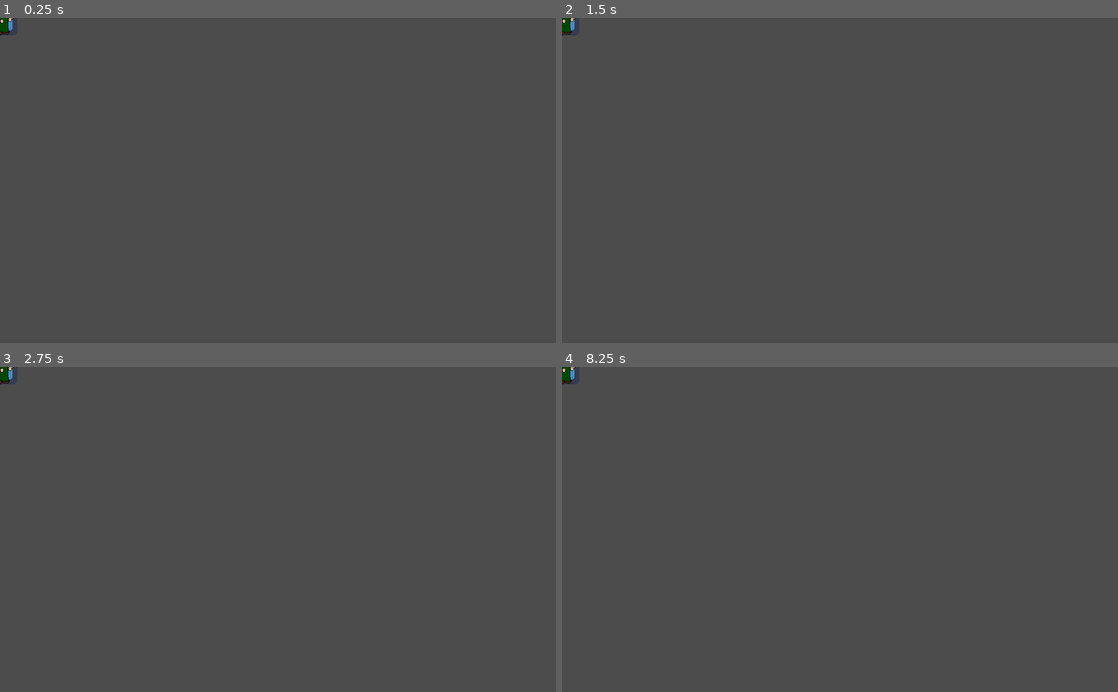
Above: before the commit, frames 1-4 (two rows, left to right).
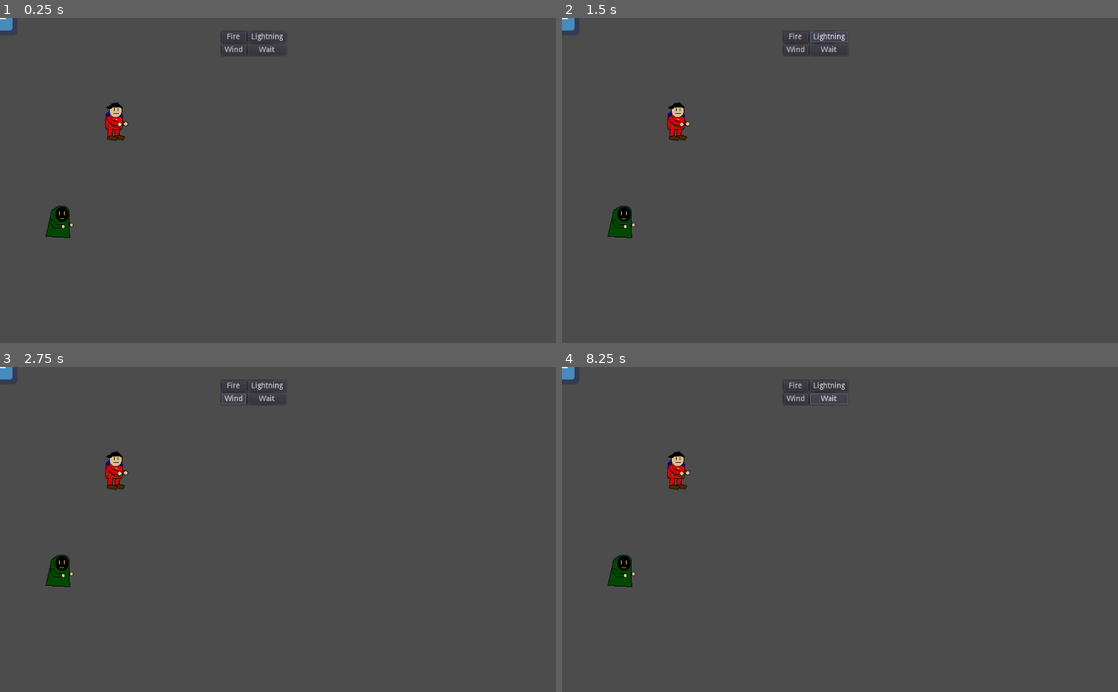
Above: after the commit, the same moments.

Repository: Mariolink528/Spellblade-Arena
Game: Godot game, scene res://Main.tscn
Same seed, same stepped clock (60 frames per second), same inputs: the game is played once before the commit and once after it. Before the commit the project has no main scene; this scene is started directly in both runs. The engine's default icon, where the game draws it, is replaced by a stand-in: a white triangle on a blue panel in a dark square.
Inputs (mouse positions are in pixels of both pictures, inside the frame that each line leads up to):
- Up to frame 1 (0.25 s): no input
- Up to frame 2 (1.5 s): click (795, 37) at 0.5 s, where only the run after the commit has a clickable "Sword"; click (823, 37) at 1.25 s, where only the run after the commit has a clickable "Axe"
- Up to frame 3 (2.75 s): click (233, 399) at 2 s, where only the run after the commit has a clickable "Spear"
- Up to frame 4 (8.25 s): click (823, 399) at 2.75 s, where only the run after the commit has a clickable "Wait"; click (795, 386) at 3.5 s, where only the run after the commit has a clickable "Fire"; click (828, 386) at 4.25 s, where only the run after the commit has a clickable "Lightning"; click (795, 399) at 5 s, where only the run after the commit has a clickable "Wind"; click (795, 386) at 5.75 s, where only the run after the commit has a clickable "Sword"; click (823, 386) at 6.5 s, where only the run after the commit has a clickable "Axe"; click (795, 399) at 7.25 s, where only the run after the commit has a clickable "Spear"; click (823, 399) at 8 s, where only the run after the commit has a clickable "Wait"

The runs differ from the first frame. In frame 1, 1.0% of the frame differs, in the area x 0-51%, y 0-68%; in frame 2, 1.0%; in frame 3, 1.0%; in frame 4, 1.0%, in the area x 0-52%, y 0-68%.

Commit message:
adding main nodes

Diff:
--- /dev/null
+++ b/Battle.gd
@@ -0,0 +1,16 @@
+extends Node2D
+
+
+# Declare member variables here. Examples:
+# var a = 2
+# var b = "text"
+
+
+# Called when the node enters the scene tree for the first time.
+func _ready():
+	pass # Replace with function body.
+
+
+# Called every frame. 'delta' is the elapsed time since the previous frame.
+#func _process(delta):
+#	pass
--- /dev/null
+++ b/Enemy.gd
@@ -0,0 +1,14 @@
+extends Node2D
+
+
+var hp = 20
+
+
+# Called when the node enters the scene tree for the first time.
+func _ready():
+	pass # Replace with function body.
+
+
+# Called every frame. 'delta' is the elapsed time since the previous frame.
+#func _process(delta):
+#	pass
--- /dev/null
+++ b/Knight.gd
@@ -0,0 +1,14 @@
+extends Node2D
+
+
+var hp = 20
+
+
+# Called when the node enters the scene tree for the first time.
+func _ready():
+	pass # Replace with function body.
+
+
+# Called every frame. 'delta' is the elapsed time since the previous frame.
+#func _process(delta):
+#	pass
--- /dev/null
+++ b/Mage.gd
@@ -0,0 +1,14 @@
+extends Node2D
+
+
+var hp = 15
+
+
+# Called when the node enters the scene tree for the first time.
+func _ready():
+	pass # Replace with function body.
+
+
+# Called every frame. 'delta' is the elapsed time since the previous frame.
+#func _process(delta):
+#	pass
--- a/Main.tscn
+++ b/Main.tscn
@@ -1,9 +1,13 @@
-[gd_scene load_steps=7 format=2]
+[gd_scene load_steps=11 format=2]
 
 [ext_resource path="res://PlayerStats.gd" type="Script" id=1]
 [ext_resource path="res://Knight-1.png.png" type="Texture" id=2]
 [ext_resource path="res://Mage-1.png.png" type="Texture" id=3]
 [ext_resource path="res://icon.png" type="Texture" id=4]
+[ext_resource path="res://Enemy.gd" type="Script" id=5]
+[ext_resource path="res://Mage.gd" type="Script" id=6]
+[ext_resource path="res://Knight.gd" type="Script" id=7]
+[ext_resource path="res://Battle.gd" type="Script" id=8]
 
 [sub_resource type="SpriteFrames" id=1]
 animations = [ {
@@ -24,20 +28,109 @@
 [node name="Main" type="Node"]
 
 [node name="Battle" type="Node2D" parent="."]
+script = ExtResource( 8 )
+
+[node name="Battle_Menu" type="Control" parent="Battle"]
+margin_left = 408.0
+margin_top = 25.0
+margin_right = 598.0
+margin_bottom = 116.0
+__meta__ = {
+"_edit_group_": true,
+"_edit_use_anchors_": false
+}
+
+[node name="Knight_Menu" type="GridContainer" parent="Battle/Battle_Menu"]
+anchor_right = 1.0
+anchor_bottom = 1.0
+columns = 2
+__meta__ = {
+"_edit_use_anchors_": false
+}
+
+[node name="Sword_Button" type="Button" parent="Battle/Battle_Menu/Knight_Menu"]
+margin_right = 50.0
+margin_bottom = 20.0
+text = "Sword"
+
+[node name="Axe_Button" type="Button" parent="Battle/Battle_Menu/Knight_Menu"]
+margin_left = 54.0
+margin_right = 95.0
+margin_bottom = 20.0
+text = "Axe"
+
+[node name="Spear_Button" type="Button" parent="Battle/Battle_Menu/Knight_Menu"]
+margin_top = 24.0
+margin_right = 50.0
+margin_bottom = 44.0
+text = "Spear"
+
+[node name="Wait_Button" type="Button" parent="Battle/Battle_Menu/Knight_Menu"]
+margin_left = 54.0
+margin_top = 24.0
+margin_right = 95.0
+margin_bottom = 44.0
+text = "Wait"
+
+[node name="Mage_Menu" type="GridContainer" parent="Battle/Battle_Menu"]
+anchor_right = 1.0
+anchor_bottom = 1.0
+columns = 2
+__meta__ = {
+"_edit_use_anchors_": false
+}
+
+[node name="Fire_Button" type="Button" parent="Battle/Battle_Menu/Mage_Menu"]
+margin_right = 45.0
+margin_bottom = 20.0
+text = "Fire"
+
+[node name="Lightning_Button" type="Button" parent="Battle/Battle_Menu/Mage_Menu"]
+margin_left = 49.0
+margin_right = 119.0
+margin_bottom = 20.0
+text = "Lightning"
+
+[node name="Wind_Button" type="Button" parent="Battle/Battle_Menu/Mage_Menu"]
+margin_top = 24.0
+margin_right = 45.0
+margin_bottom = 44.0
+text = "Wind"
+
+[node name="Wait_Button" type="Button" parent="Battle/Battle_Menu/Mage_Menu"]
+margin_left = 49.0
+margin_top = 24.0
+margin_right = 119.0
+margin_bottom = 44.0
+text = "Wait"
 
 [node name="Background" type="Sprite" parent="Battle"]
 texture = ExtResource( 4 )
 
 [node name="Knight" type="Node2D" parent="Battle"]
+position = Vector2( 212.132, 195.161 )
+script = ExtResource( 7 )
+__meta__ = {
+"_edit_group_": true
+}
 
 [node name="AnimatedSprite" type="AnimatedSprite" parent="Battle/Knight"]
 frames = SubResource( 1 )
 animation = "Default"
 
 [node name="Mage" type="Node2D" parent="Battle"]
+position = Vector2( 113.137, 379.009 )
+script = ExtResource( 6 )
+__meta__ = {
+"_edit_group_": true
+}
 
 [node name="AnimatedSprite" type="AnimatedSprite" parent="Battle/Mage"]
 frames = SubResource( 2 )
 
+[node name="Enemy" type="Node2D" parent="Battle"]
+position = Vector2( 899.274, 302.943 )
+script = ExtResource( 5 )
+
 [node name="PlayerStats" type="Node" parent="."]
 script = ExtResource( 1 )
--- a/project.godot
+++ b/project.godot
@@ -8,9 +8,15 @@
 
 config_version=4
 
+_global_script_classes=[  ]
+_global_script_class_icons={
+
+}
+
 [application]
 
 config/name="Spellblade-Arena"
+run/main_scene="res://Main.tscn"
 config/icon="res://icon.png"
 
 [physics]
@@ -19,5 +25,4 @@
 
 [rendering]
 
-quality/driver/driver_name="GLES3"
 environment/default_environment="res://default_env.tres"
